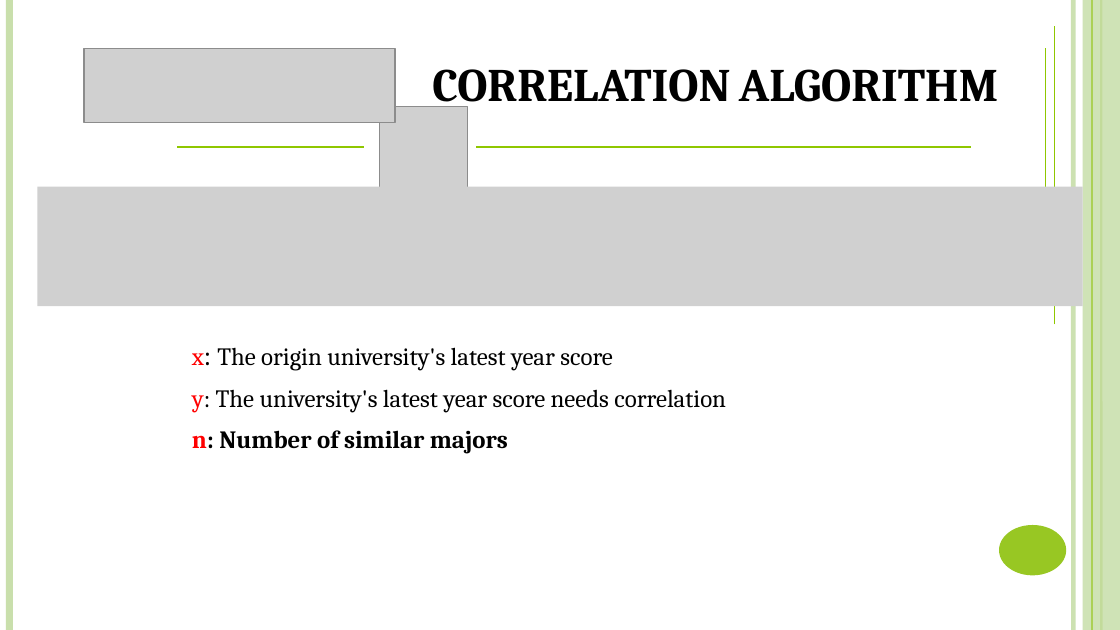
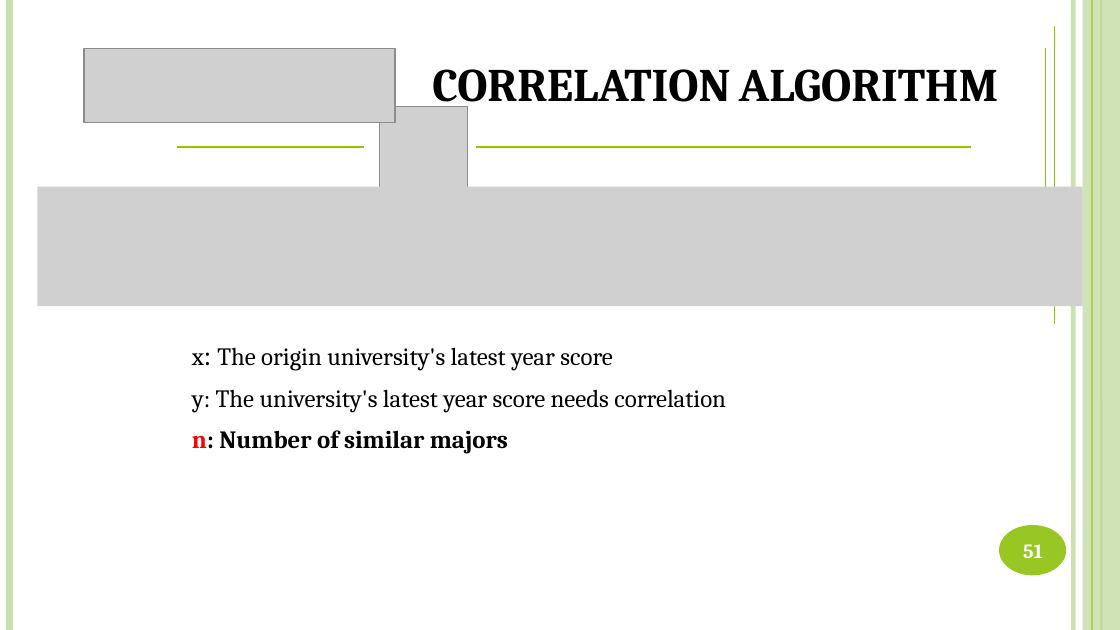
Before and after one commit to DanhLT2/Slide-Unistar, a slide deck: slide 51 of Slide-UniStar/UniStar.pptx (slide 46 before the commit). Drawn at 1120x630 pixels with LibreOffice and Linux fonts; fonts in the diff are those of the drawing; grey boxes stand for pictures. Boxes give left, top, right and bottom in pixels: in the first picture for what was removed or moved away, otherwise in the second. Text is boxed around its words. In the diff, an @@ line names an element or a change of style, - is before the commit and + after.

```diff
--- a/Slide-UniStar/UniStar.pptx
+++ b/Slide-UniStar/UniStar.pptx
@@ text "x: The origin university's latest ..." at (192,347,612,370): text colour #FF0000 to #000000 in "x:" @@
@@ text "y: The university's latest year ..." at (192,389,726,413): text colour #FF0000 to #000000 in "y:" @@
@@ page number added at (1023,544,1043,558), 13 pt, text #FFFFFF, bold @@
+51
```
Also in this commit, not shown: 59 other slides changed, 11 slides added, 3 slides removed, 3 other files.
